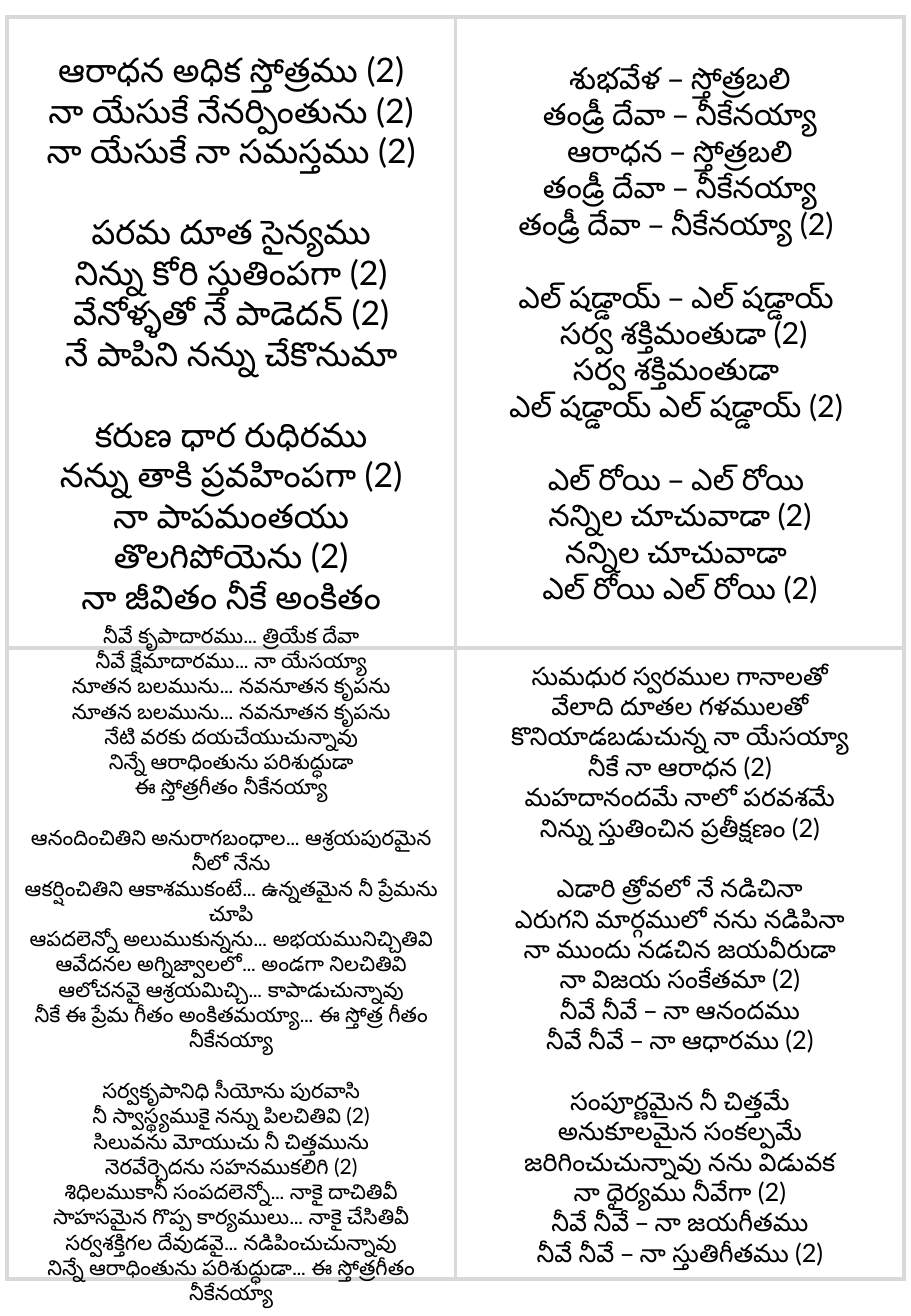
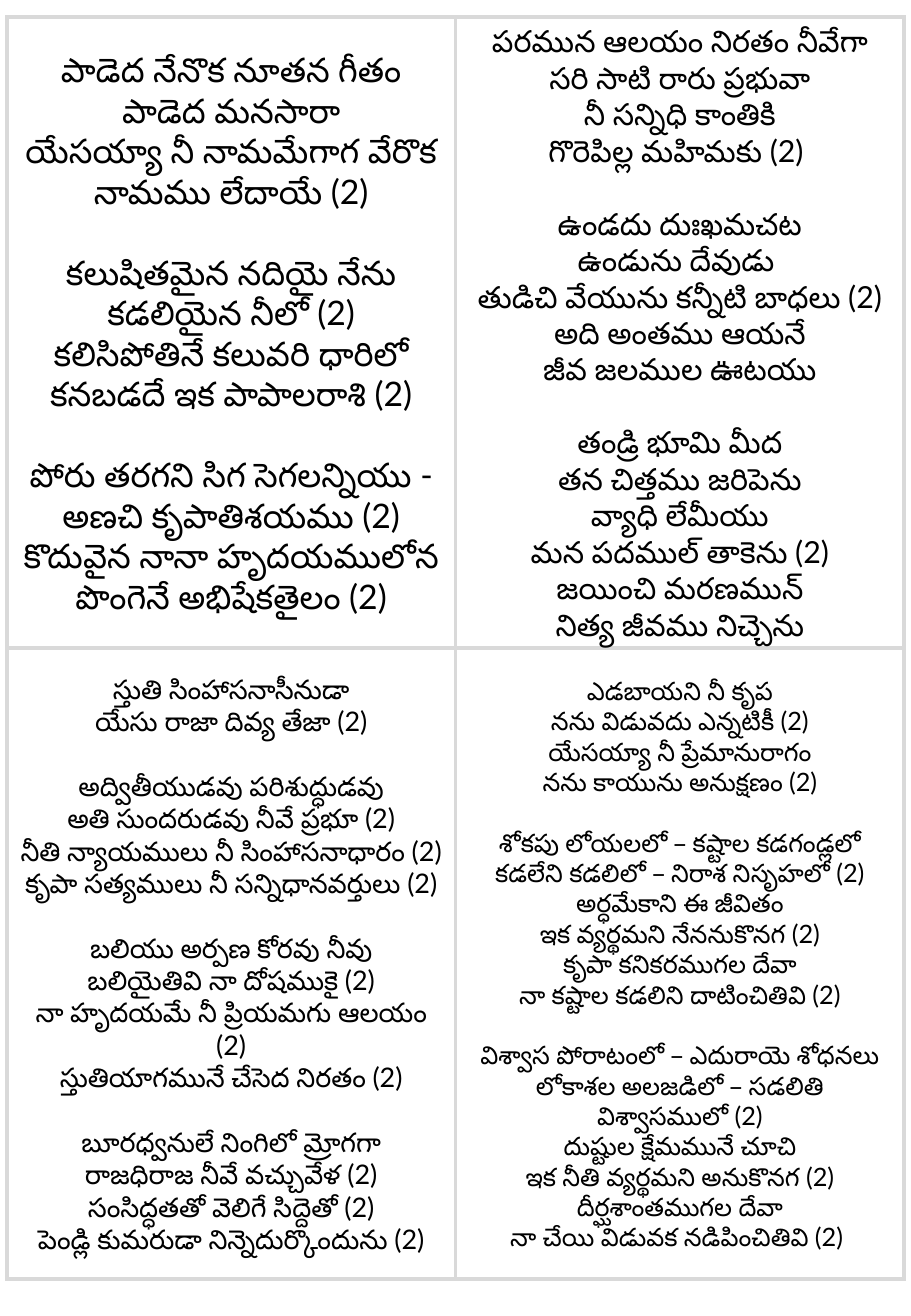
Before and after one commit to venu-webdev/songsDb, a slide deck: slide 1 of xerox.pptx. Drawn at 911x1316 pixels with LibreOffice and Linux fonts; fonts in the diff are those of the drawing. Boxes give left, top, right and bottom in pixels: in the first picture for what was removed or moved away, otherwise in the second. Text is boxed around its words. In the diff, an @@ line names an element or a change of style, - is before the commit and + after.

```diff
--- a/xerox.pptx
+++ b/xerox.pptx
@@ text in rectangle at bbox=[24, 57, 439, 620]: text changed @@
-ఆరాధన అధిక స్తోత్రము (2)
-నా యేసుకే నేనర్పింతును (2)
-నా యేసుకే నా సమస్తము (2)
-పరమ దూత సైన్యము
-నిన్ను కోరి స్తుతింపగా (2)
-వేనోళ్ళతో నే పాడెదన్ (2)
-నే పాపిని నన్ను చేకొనుమా
-కరుణ ధార రుధిరము
-నన్ను తాకి ప్రవహింపగా (2)
-నా పాపమంతయు
-తొలగిపోయెను (2)
-నా జీవితం నీకే అంకితం
+పాడెద నేనొక నూతన గీతం
+పాడెద మనసారా
+యేసయ్యా నీ నామమేగాగ వేరొక నామము లేదాయే (2)
+కలుషితమైన నదియై నేను
+కడలియైన నీలో (2)
+కలిసిపోతినే కలువరి ధారిలో కనబడదే ఇక పాపాలరాశి (2)
+పోరు తరగని సిగ సెగలన్నియు - అణచి కృపాతిశయము (2)
+కొదువైన నానా హృదయములోన పొంగెనే అభిషేకతైలం (2)
@@ text in rectangle at bbox=[478, 31, 882, 648]: text changed @@
-శుభవేళ – స్తోత్రబలి
-తండ్రీ దేవా – నీకేనయ్యా
-ఆరాధన – స్తోత్రబలి
-తండ్రీ దేవా – నీకేనయ్యా
-తండ్రీ దేవా – నీకేనయ్యా (2)
-ఎల్ షడ్డాయ్ – ఎల్ షడ్డాయ్
-సర్వ శక్తిమంతుడా (2)
-సర్వ శక్తిమంతుడా
-ఎల్ షడ్డాయ్ ఎల్ షడ్డాయ్ (2)
-ఎల్ రోయి – ఎల్ రోయి
-నన్నిల చూచువాడా (2)
-నన్నిల చూచువాడా
-ఎల్ రోయి ఎల్ రోయి (2)
+పరమున ఆలయం నిరతం నీవేగా
+సరి సాటి రారు ప్రభువా
+నీ సన్నిధి కాంతికి
+గొరెపిల్ల మహిమకు (2)
+ఉండదు దుఃఖమచట
+ఉండును దేవుడు
+తుడిచి వేయును కన్నీటి బాధలు (2)
+అది అంతము ఆయనే
+జీవ జలముల ఊటయు
+తండ్రి భూమి మీద
+తన చిత్తము జరిపెను
+వ్యాధి లేమీయు
+మన పదముల్ తాకెను (2)
+జయించి మరణమున్
+నిత్య జీవము నిచ్చెను
@@ text in rectangle at bbox=[21, 679, 442, 1259]: text changed; size 12.5 to 16 pt @@
-నీవే కృపాదారము… త్రియేక దేవా
-నీవే క్షేమాదారము… నా యేసయ్యా
-నూతన బలమును… నవనూతన కృపను
-నూతన బలమును… నవనూతన కృపను
-నేటి వరకు దయచేయుచున్నావు
-నిన్నే ఆరాధింతును పరిశుద్ధుడా
-ఈ స్తోత్రగీతం నీకేనయ్యా
-ఆనందించితిని అనురాగబంధాల… ఆశ్రయపురమైన నీలో నేను
-ఆకర్షించితిని ఆకాశముకంటే… ఉన్నతమైన నీ ప్రేమను చూపి
-ఆపదలెన్నో అలుముకున్నను… అభయమునిచ్చితివి
-ఆవేదనల అగ్నిజ్వాలలో… అండగా నిలచితివి
-ఆలోచనవై ఆశ్రయమిచ్చి… కాపాడుచున్నావు
-నీకే ఈ ప్రేమ గీతం అంకితమయ్యా… ఈ స్తోత్ర గీతం నీకేనయ్యా
-సర్వకృపానిధి సీయోను పురవాసి
-నీ స్వాస్థ్యముకై నన్ను పిలచితివి (2)
-సిలువను మోయుచు నీ చిత్తమును
-నెరవేర్చెదను సహనముకలిగి (2)
-శిధిలముకానీ సంపదలెన్నో… నాకై దాచితివీ
-సాహసమైన గొప్ప కార్యములు… నాకై చేసితివీ
-సర్వశక్తిగల దేవుడవై… నడిపించుచున్నావు
-నిన్నే ఆరాధింతును పరిశుద్ధుడా… ఈ స్తోత్రగీతం నీకేనయ్యా
+స్తుతి సింహాసనాసీనుడా
+యేసు రాజా దివ్య తేజా (2)
+అద్వితీయుడవు పరిశుద్ధుడవు
+అతి సుందరుడవు నీవే ప్రభూ (2)
+నీతి న్యాయములు నీ సింహాసనాధారం (2)
+కృపా సత్యములు నీ సన్నిధానవర్తులు (2)
+బలియు అర్పణ కోరవు నీవు
+బలియైతివి నా దోషముకై (2)
+నా హృదయమే నీ ప్రియమగు ఆలయం (2)
+స్తుతియాగమునే చేసెద నిరతం (2)
+బూరధ్వనులే నింగిలో మ్రోగగా
+రాజధిరాజ నీవే వచ్చువేళ (2)
+సంసిద్ధతతో వెలిగే సిద్దెతో (2)
+పెండ్లి కుమరుడా నిన్నెదుర్కొందును (2)
@@ text in rectangle at bbox=[480, 681, 880, 1250]: text changed @@
-సుమధుర స్వరముల గానాలతో
-వేలాది దూతల గళములతో
-కొనియాడబడుచున్న నా యేసయ్యా
-నీకే నా ఆరాధన (2)
-మహదానందమే నాలో పరవశమే
-నిన్ను స్తుతించిన ప్రతీక్షణం (2)
-ఎడారి త్రోవలో నే నడిచినా
-ఎరుగని మార్గములో నను నడిపినా
-నా ముందు నడచిన జయవీరుడా
-నా విజయ సంకేతమా (2)
-నీవే నీవే – నా ఆనందము
-నీవే నీవే – నా ఆధారము (2)
-సంపూర్ణమైన నీ చిత్తమే
-అనుకూలమైన సంకల్పమే
-జరిగించుచున్నావు నను విడువక
-నా ధైర్యము నీవేగా (2)
-నీవే నీవే – నా జయగీతము
-నీవే నీవే – నా స్తుతిగీతము (2)
+ఎడబాయని నీ కృప
+నను విడువదు ఎన్నటికీ (2)
+యేసయ్యా నీ ప్రేమానురాగం
+నను కాయును అనుక్షణం (2)
+శోకపు లోయలలో – కష్టాల కడగండ్లలో
+కడలేని కడలిలో – నిరాశ నిసృహలో (2)
+అర్ధమేకాని ఈ జీవితం
+ఇక వ్యర్థమని నేననుకొనగ (2)
+కృపా కనికరముగల దేవా
+నా కష్టాల కడలిని దాటించితివి (2)
+విశ్వాస పోరాటంలో – ఎదురాయె శోధనలు
+లోకాశల అలజడిలో – సడలితి విశ్వాసములో (2)
+దుష్టుల క్షేమమునే చూచి
+ఇక నీతి వ్యర్థమని అనుకొనగ (2)
+దీర్ఘశాంతముగల దేవా
+నా చేయి విడువక నడిపించితివి (2)
```
Also in this commit, not shown: 2 other files.
